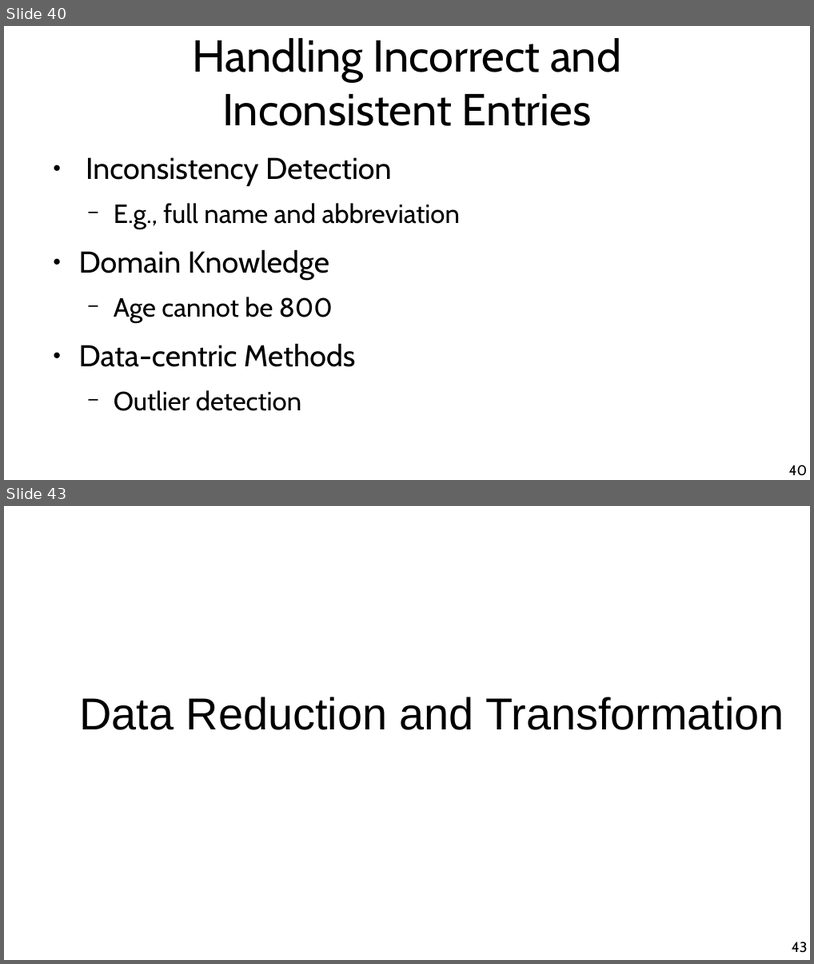
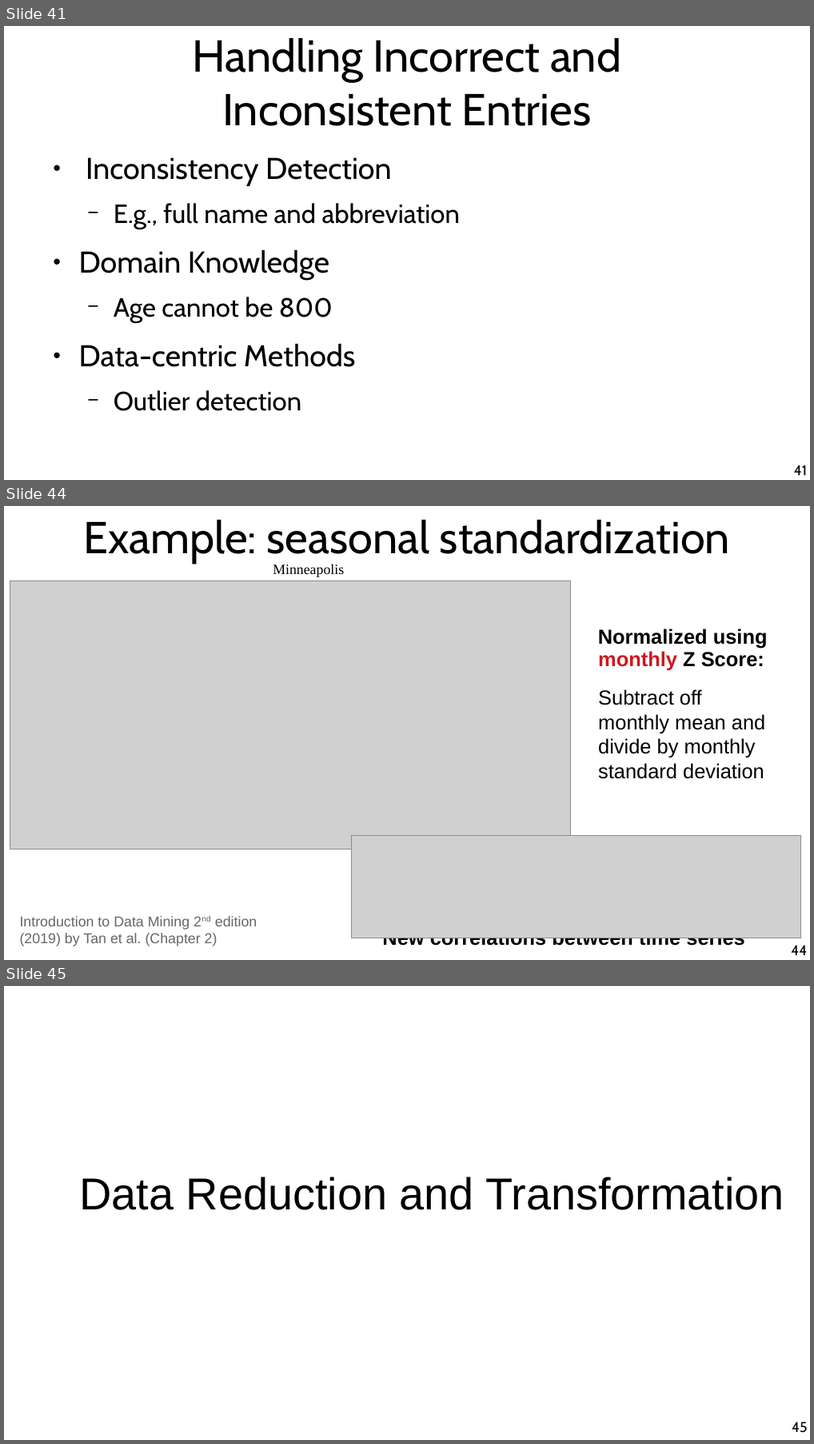
Before and after one commit to chatox/data-mining-course, a slide deck: theory/tt02_data_preparation.odp. Shown one above the other, each under a label of ours: slides 40 and 43 before the commit, slides 41, 44 and 45 after it; the slides between them are not shown. The pictures are 814x964 and 814x1444 pixels, drawn with LibreOffice and Linux fonts; fonts in the diff are those of the drawing; grey boxes stand for pictures. Boxes give left, top, right and bottom in pixels: in the first picture for what was removed or moved away, otherwise in the second. Text is boxed around its words. In the diff, an @@ line names an element or a change of style, - is before the commit and + after.

```diff
--- a/theory/tt02_data_preparation.odp
+++ b/theory/tt02_data_preparation.odp
@@ slide 44 added at [4,506,810,960], background #FFFFFF @@
@@ title added at [83,520,730,563], 44 pt, text #000000 @@
+Example: seasonal standardization
@@ text added at [273,564,344,577], 14 pt, text #000000 @@
+Minneapolis
@@ picture added at [10,580,571,848] @@
@@ text added at [598,628,768,779], 20 pt, text #000000 @@
+Normalized using monthly Z Score:
+Subtract off monthly mean and divide by monthly standard deviation
@@ picture added at [351,836,802,938] @@
@@ text added at [20,916,257,946], 14 pt, text #666666 @@
+Introduction to Data Mining 2nd edition (2019) by Tan et al. (Chapter 2)
@@ text added at [382,937,745,949], 20 pt, text #000000, bold @@
+New correlations between time series
@@ page number added at [791,944,807,955], 14 pt, text #000000 @@
+44
@@ what was slide 40 is now slide 41 @@
@@ page number at [794,464,807,475]: text changed @@
-40
+41
@@ what was slide 43 is now slide 45 @@
@@ page number at [792,1421,808,1432]: text changed @@
-43
+45
```
Also in this commit, not shown: 1 slide changed, 2 other slides added, 1 slide removed, 1 other file.
